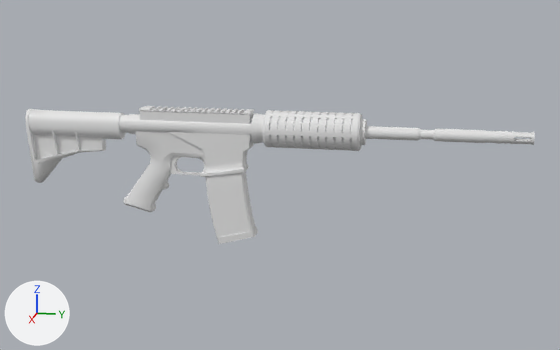
The glTF model Props/Weapons/Rifle/Rifle.glb, before and after one commit.
Rendered twice from a camera (50 mm lens) standing at (1.401, 0.527, 0.372) and looking at (-0.007, 0.246, 0.02). Every picture has the same lights, and +X, +Y and +Z are marked at lower left. Vertices at the same position are counted once.

In view in the first picture: 'Rifle'.
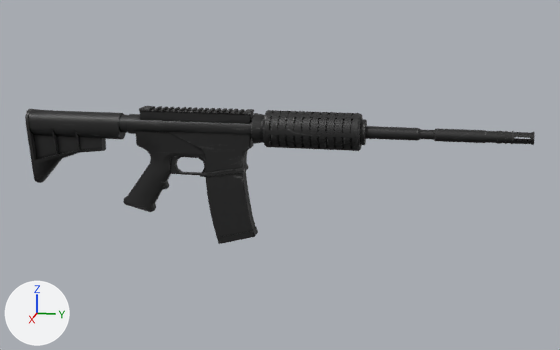
What differs and where, as boxes [x1, y1, x2, y2] in the pictures (560 x 350 px; the box of a moved part takes in the faces that stretch with it):
part 1 of me_cube_001, moved or reshaped: [203, 111, 354, 177] in both
part 2 of me_cube_001, deleted: before [224, 231, 255, 243]
part 3 of me_cube_001, recoloured (grey to black): [25, 106, 535, 244] in both

The change, as a diff of the scene's bpy script:
```diff
--- a/Props/Weapons/Rifle/Rifle.glb.py
+++ b/Props/Weapons/Rifle/Rifle.glb.py
@@ img_rifle_a @@
+img_rifle_a = load_image('Rifle_A', '_unpacked/Rifle_A', 2048, 2048, 'sRGB')
@@ mat_rifle @@
+mat_rifle = principled_material('Rifle')
+mat_rifle.texture = img_rifle_a
@@ me_cube_001 @@
 # used by ob_rifle; location = (0.0, 0.0, 0.0)
-me_cube_001.from_pydata(...)  # 2047 vertices, 4102 faces; spans x -0.035..0.035, y -0.26..0.701, z -0.119..0.145
+me_cube_001.from_pydata(...)  # 2050 vertices, 4100 faces; spans x -0.035..0.035, y -0.26..0.701, z -0.119..0.145
+# me_cube_001 part 1: 121 vertices moved from x -0.033..0.033, y 0.234..0.385, z 0.08..0.139 to x -0.032..0.032, y 0.234..0.385, z 0.08..0.139; 280 vertices removed from x -0.033..0.033, y 0.104..0.385, z 0.015..0.143; 285 vertices added at x -0.032..0.032, y 0.102..0.385, z 0.015..0.142
+# me_cube_001 part 2: 2 vertices removed from x -0.015..0.016, y 0.198, z -0.1
+# me_cube_001 part 3: 3172 faces spanning x -0.035..0.035, y -0.26..0.701, z -0.119..0.145 switch from no material to mat_rifle (picture img_rifle_a)
```
